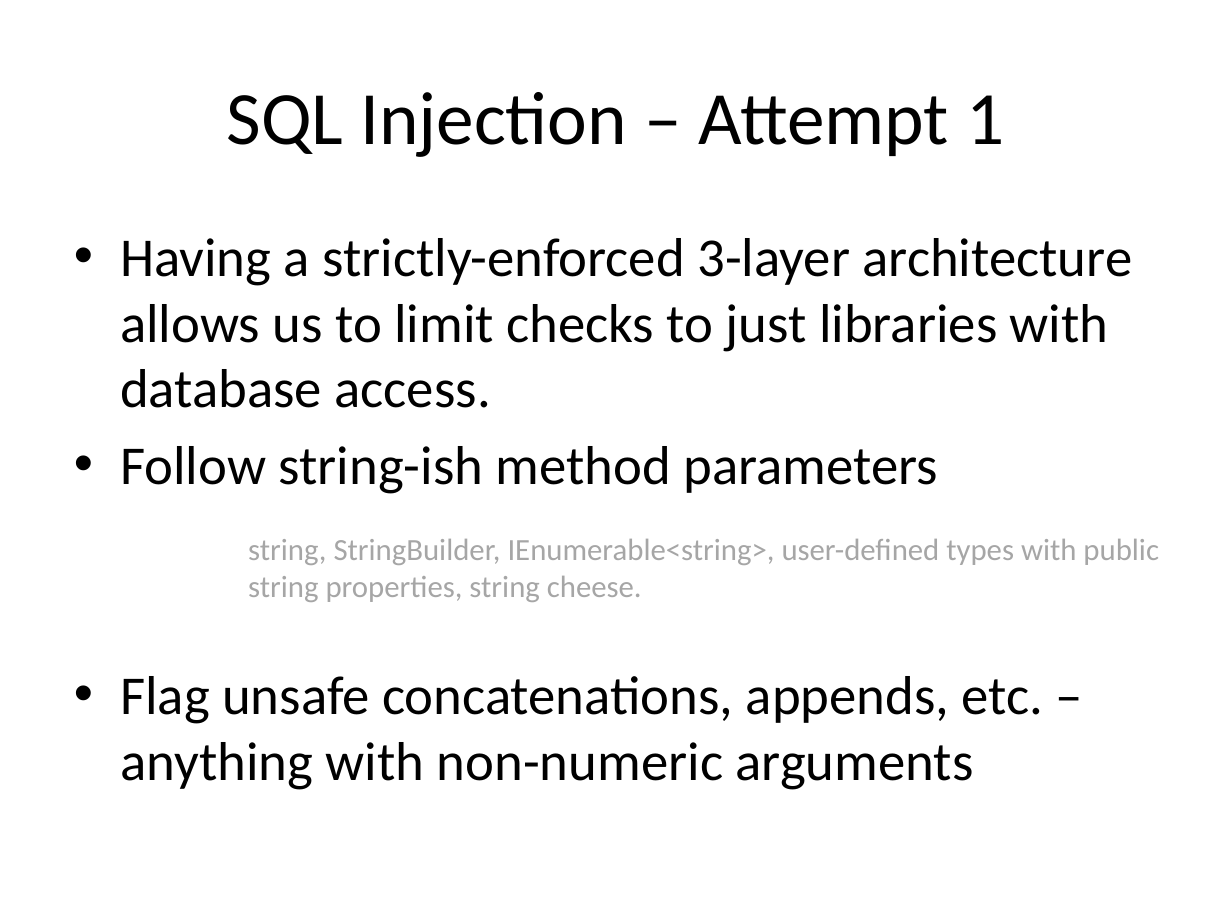
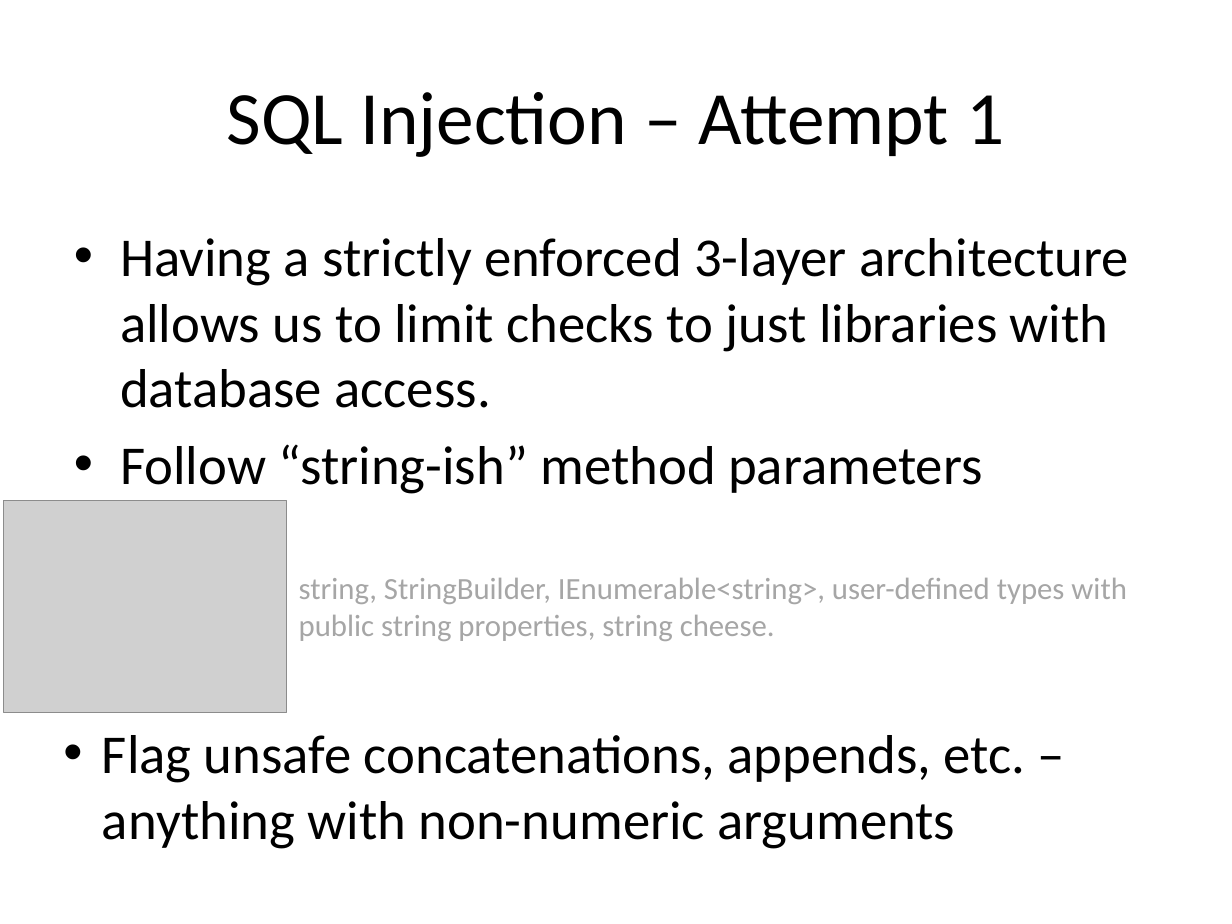
Before and after one commit to Chris-ScoutCorps/FxCop, a slide deck: slide 31 of FxCop.pptx (slide 29 before the commit). Drawn at 1232x924 pixels with LibreOffice and Linux fonts; fonts in the diff are those of the drawing; grey boxes stand for pictures. Boxes give left, top, right and bottom in pixels: in the first picture for what was removed or moved away, otherwise in the second. Text is boxed around its words. In the diff, an @@ line names an element or a change of style, - is before the commit and + after.

```diff
--- a/FxCop.pptx
+++ b/FxCop.pptx
@@ text at (120,238,1129,494): text changed @@
-• Having a strictly-enforced 3-layer architecture allows us to limit checks to just libraries with database access.
-• Follow string-ish method parameters
-• Flag unsafe concatenations, appends, etc. – anything with non-numeric arguments
+• Having a strictly enforced 3-layer architecture allows us to limit checks to just libraries with database access.
+• Follow “string-ish” method parameters
@@ picture added at (4,500,287,712) @@
@@ text "string, StringBuilder, IEnumerable<string>, user-defined typ ..." rewrapped from (248,539,1159,602) to (299,578,1127,641) @@
@@ text added at (102,735,1026,849), 32 pt, text #000000 @@
+• Flag unsafe concatenations, appends, etc. – anything with non-numeric arguments
```
Also in this commit, not shown: 36 other slides changed, 2 slides added, 1 slide removed, 1 other file.
